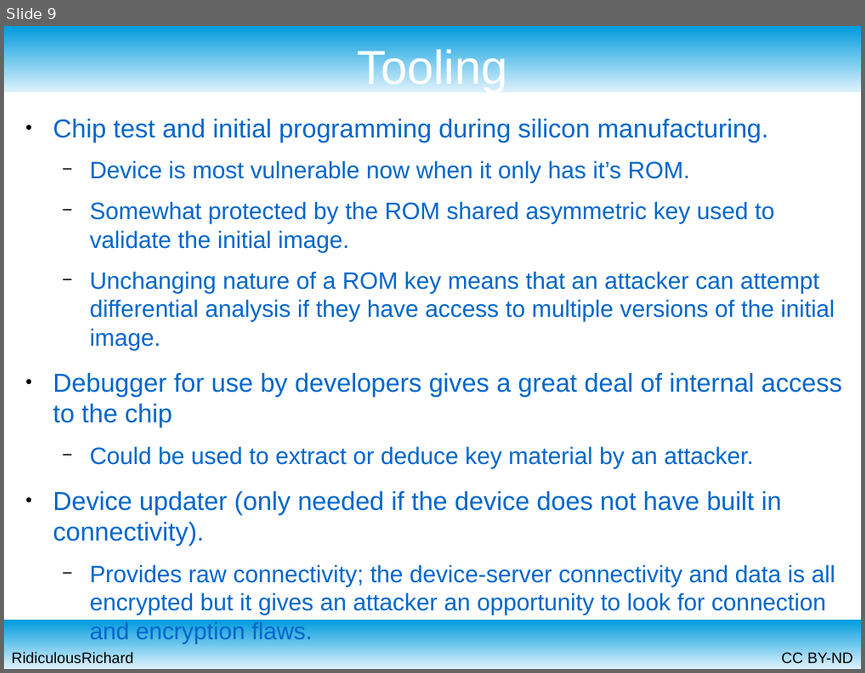
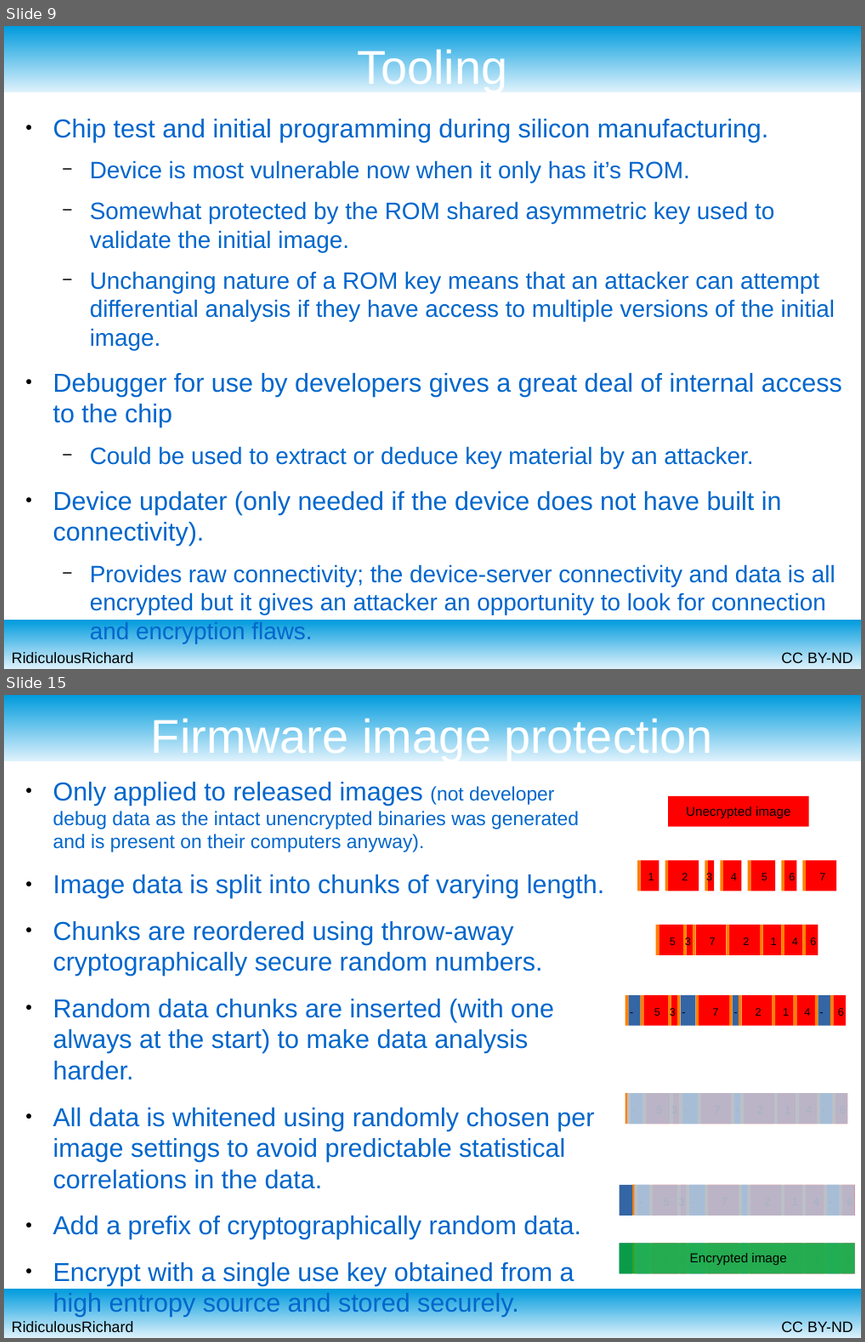
Before and after one commit to RidiculousRichard/presentations, a slide deck: 12 steps to firmware packages.odp. Shown one above the other, each under a label of ours: slide 9 before the commit, slides 9 and 15 after it; the slides between them are not shown. The pictures are 865x673 and 865x1342 pixels, drawn with LibreOffice and Linux fonts; fonts in the diff are those of the drawing. Boxes give left, top, right and bottom in pixels: in the first picture for what was removed or moved away, otherwise in the second. Text is boxed around its words. In the diff, an @@ line names an element or a change of style, - is before the commit and + after.

Commit message:
Expanded the 12 steps to firmware packages presentation

```diff
--- a/12 steps to firmware packages.odp
+++ b/12 steps to firmware packages.odp
@@ slide 15 added at (4, 695, 861, 1338), background #FFFFFF; not listed: 4 template elements that a slide beside it also shows @@
@@ title added at (151, 715, 713, 761), 44 pt, text #FFFFFF @@
+Firmware image protection
@@ text added at (53, 782, 604, 1286), 24 pt, text #0066CC @@
+● Only applied to released images (not developer debug data as the intact unencrypted binaries was generated and is present on their computers anyway).
+● Image data is split into chunks of varying length.
+● Chunks are reordered using throw-away cryptographically secure random numbers.
+● Random data chunks are inserted (with one always at the start) to make data analysis harder.
+● All data is whitened using randomly chosen per image settings to avoid predictable statistical correlations in the data.
+● Add a prefix of cryptographically random data.
+● Encrypt with a single use key obtained from a high entropy source and stored securely.
@@ rectangle added at (668, 796, 809, 827), fill #FF0000 @@
@@ text added at (686, 806, 790, 818), 12 pt, text #000000 @@
+Unecrypted image
@@ group added at (637, 861, 836, 891): 14 rectangles, 7 texts @@
+1
+2
+3
+4
+5
+6
+7
@@ group added at (656, 925, 818, 955): 14 rectangles, 7 texts @@
+5
+3
+7
+1
+2
+4
+6
@@ group added at (625, 995, 846, 1026): 22 rectangles, 11 texts @@
+-
+5
+-
+3
+7
+-
+1
+2
+4
+-
+6
@@ group added at (625, 1093, 847, 1123): 24 rectangles, 4 texts @@
+-
+-
+-
+-
@@ group added at (619, 1185, 856, 1215): 25 rectangles, 4 texts @@
+-
+-
+-
+-
@@ group added at (619, 1242, 856, 1274): 26 rectangles, 7 texts @@
+-
+-
+7
+-
+2
+-
+Encrypted image
```
Also in this commit, not shown: 7 slides changed, 4 other slides added, 1 slide removed.
